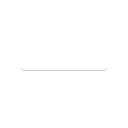
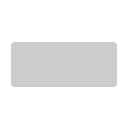
Layer changes from the first 128 × 128 image to the second:
added layer "Layer 2" above "Layer 1" over [11, 42, 117, 87]
hid "Layer 1" over [21, 57, 107, 71]
